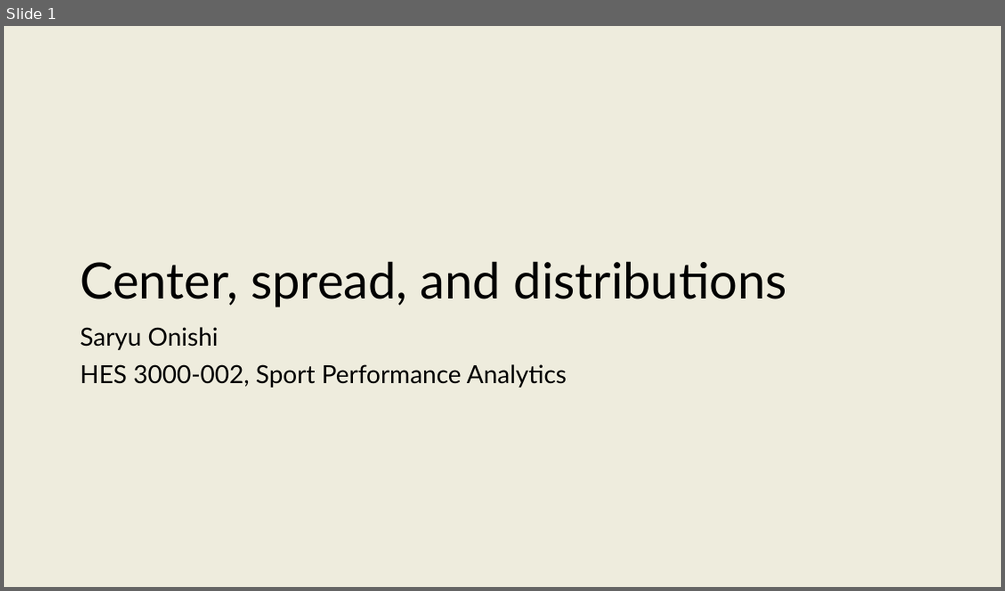
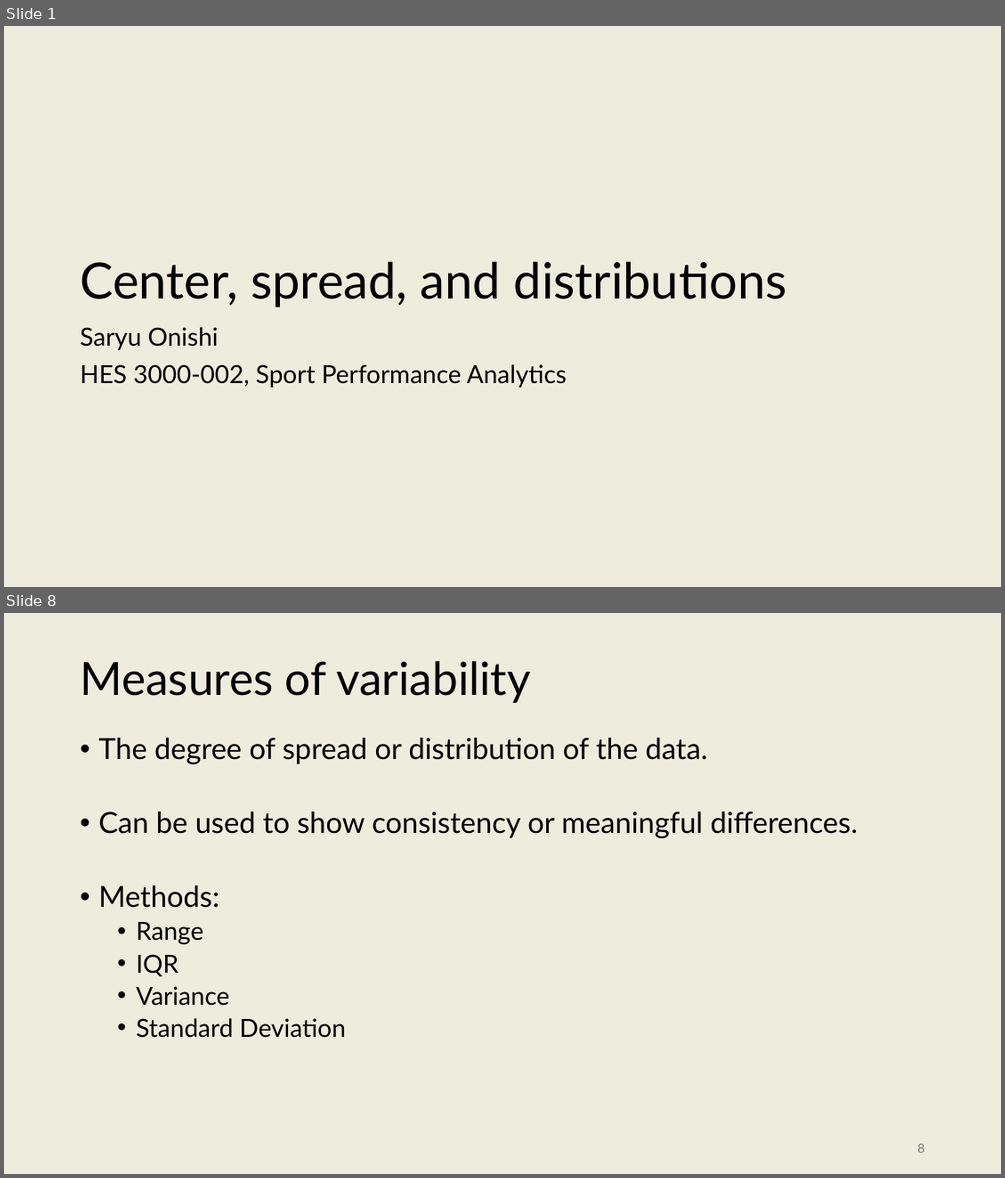
Before and after one commit to onishisaryu/HES-3000-Sports-Data-Analytics, a slide deck: pptx/Lecture8.pptx. Shown one above the other, each under a label of ours: slide 1 before the commit, slides 1 and 8 after it; the slides between them are not shown. The pictures are 1005x591 and 1005x1178 pixels, drawn with LibreOffice and Linux fonts; fonts in the diff are those of the drawing. Boxes give left, top, right and bottom in pixels: in the first picture for what was removed or moved away, otherwise in the second. Text is boxed around its words. In the diff, an @@ line names an element or a change of style, - is before the commit and + after.

```diff
--- a/pptx/Lecture8.pptx
+++ b/pptx/Lecture8.pptx
@@ slide 8 added at box(4, 613, 1001, 1174), background #EEECDD @@
@@ title added at box(80, 661, 530, 703), 44 pt, text #000000 @@
+Measures of variability
@@ text added at box(98, 738, 858, 1038), 28 pt, text #000000 @@
+• The degree of spread or distribution of the data.
+• Can be used to show consistency or meaningful differences.
+• Methods:
+  • Range
+  • IQR
+  • Variance
+  • Standard Deviation
@@ page number added at box(917, 1143, 924, 1152), 12 pt, text #797979 @@
+8
```
Also in this commit, not shown: 34 other slides added, 3 slides removed, 2 other files.
